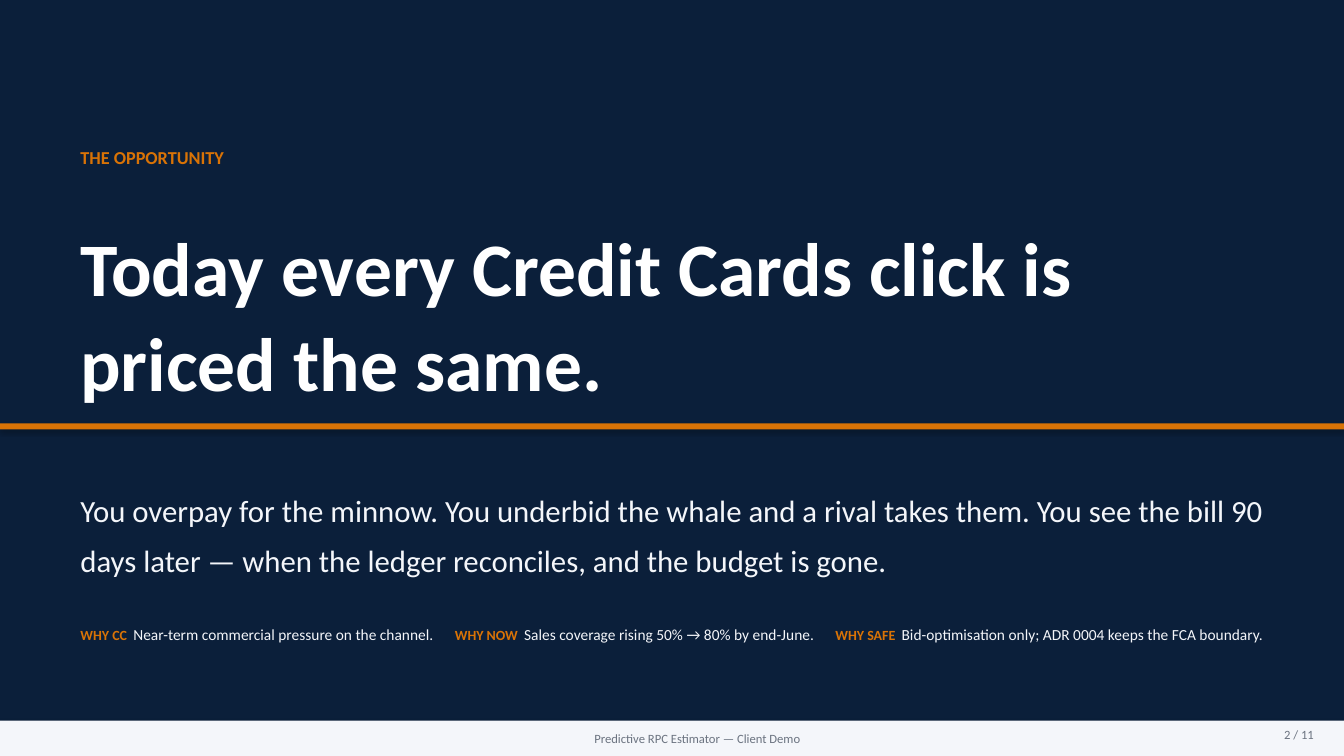
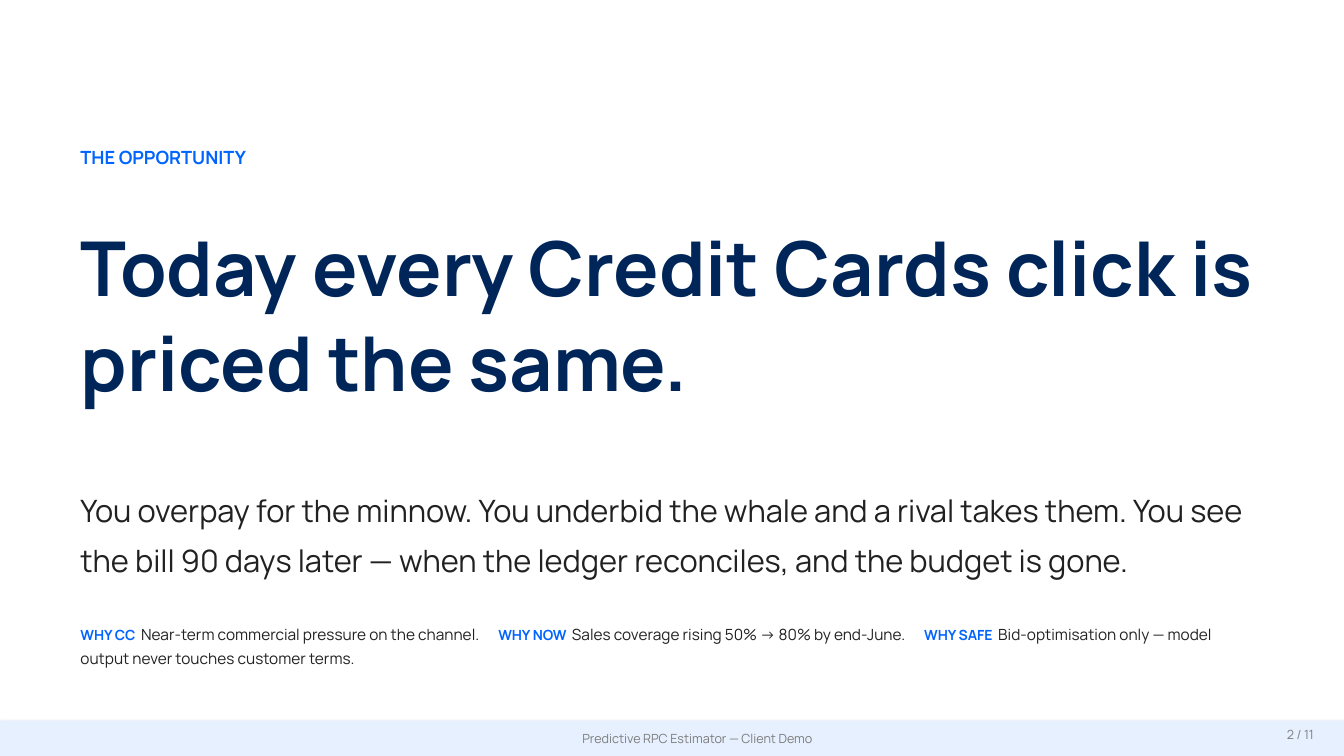
Before and after one commit to asmeyatsky-work/msm, a slide deck: slide 2 of docs/client-demo-deck.pptx. Drawn at 1344x756 pixels with LibreOffice and Linux fonts; fonts in the diff are those of the drawing. Boxes give left, top, right and bottom in pixels: in the first picture for what was removed or moved away, otherwise in the second. Text is boxed around its words. In the diff, an @@ line names an element or a change of style, - is before the commit and + after.

```diff
--- a/docs/client-demo-deck.pptx
+++ b/docs/client-demo-deck.pptx
@@ rectangle removed at [0,0,1344,756] @@
@@ text "THE OPPORTUNITY" at [80,150,246,165]: font Calibri to Manrope, text colour #D97306 to #0064FF @@
@@ text "Today every Credit Cards click ..." at [80,240,1252,409]: font Calibri to Manrope, text colour #FFFFFF to #002659 @@
@@ rectangle removed at [0,423,1344,430] @@
@@ text "You overpay for the minnow. ..." at [80,499,1242,580]: font Calibri to Manrope, text colour #F4F6FA to #212121 @@
@@ text at [80,628,1212,668]: text changed; font Calibri to Manrope; text colour #F4F6FA to #212121 @@
-WHY CC Near-term commercial pressure on the channel. WHY NOW Sales coverage rising 50% → 80% by end-June. WHY SAFE Bid-optimisation only; ADR 0004 keeps the FCA boundary.
+WHY CC Near-term commercial pressure on the channel. WHY NOW Sales coverage rising 50% → 80% by end-June. WHY SAFE Bid-optimisation only — model output never touches customer terms.
@@ rectangle "Predictive RPC Estimator — Client ..." at [0,721,1344,756]: font Calibri to Manrope, text colour #6B7380 to #7D7D7D; fill #F4F6FA to #E7F0FE @@
@@ text "2 / 11" at [1287,730,1314,739]: font Calibri to Manrope, text colour #6B7380 to #7D7D7D @@
```
Also in this commit, not shown: 10 other slides changed, 1 other file.
